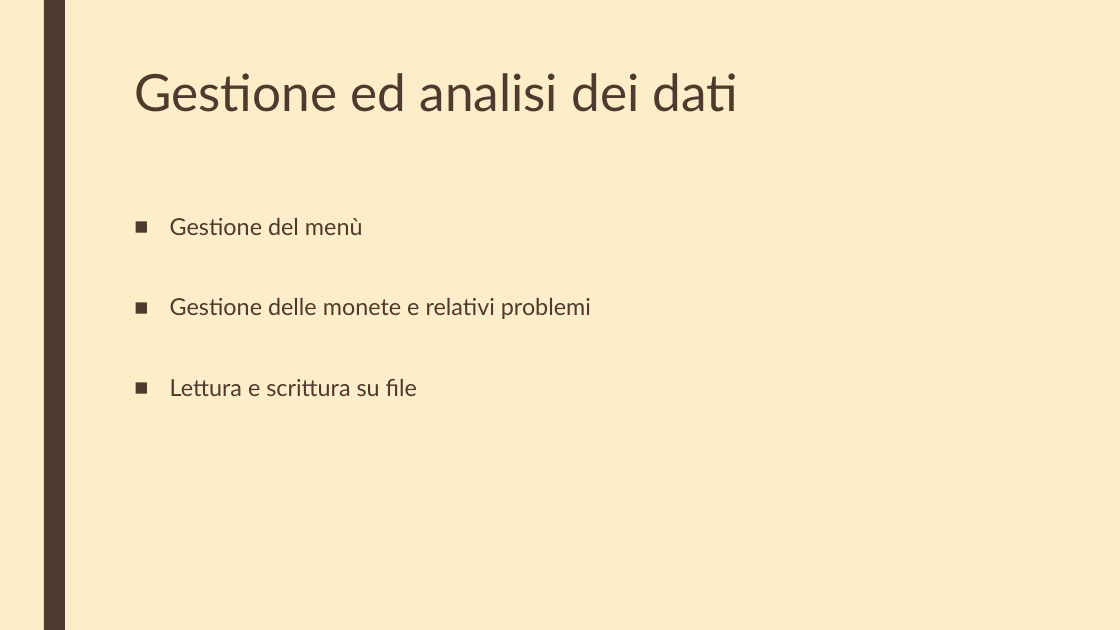
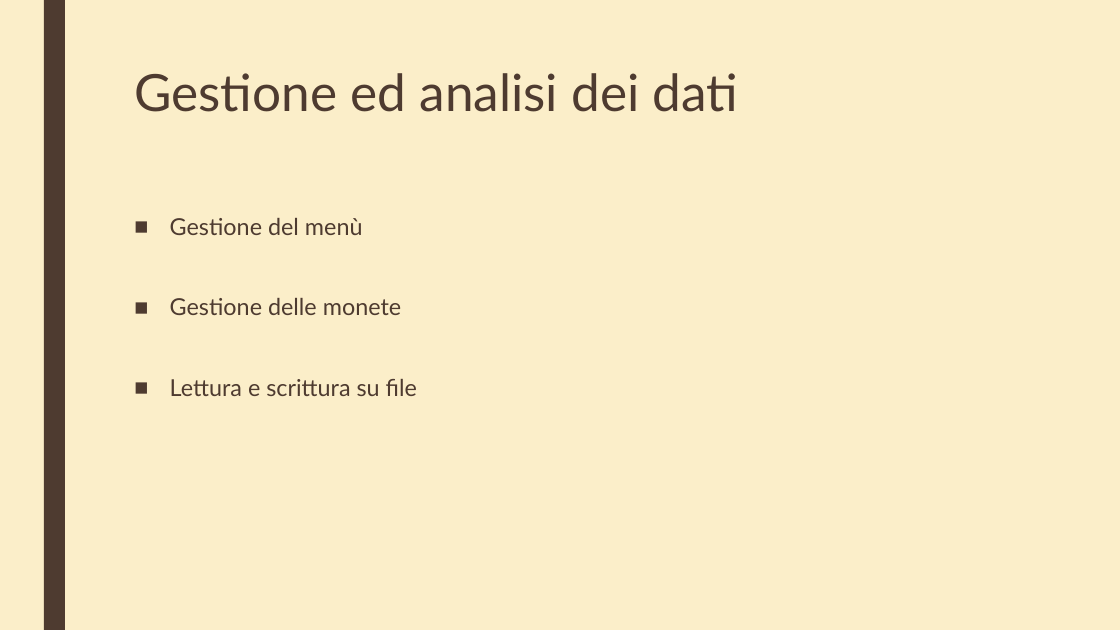
Before and after one commit to maxrap96/Progetto-L18, a slide deck: slide 5 of MiscellaneousFile/presentazione_progetto.pptx. Drawn at 1120x630 pixels with LibreOffice and Linux fonts; fonts in the diff are those of the drawing. Boxes give left, top, right and bottom in pixels: in the first picture for what was removed or moved away, otherwise in the second. Text is boxed around its words. In the diff, an @@ line names an element or a change of style, - is before the commit and + after.

```diff
--- a/MiscellaneousFile/presentazione_progetto.pptx
+++ b/MiscellaneousFile/presentazione_progetto.pptx
@@ text at (x1=170, y1=298, x2=401, y2=315): text changed @@
-■ Gestione delle monete e relativi problemi
+■ Gestione delle monete
```
Also in this commit, not shown: 3 other slides changed.
